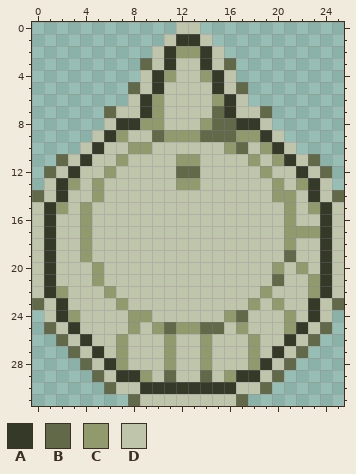
File history of a pixel-art sprite, Assets/Resources/Art/UI_AntennaSwitch.png. Above is the file before it was changed.
The file is 26x32 pixels.
Palette (. is transparent): A #353928  B #626949  C #919a6d  D #bfc5ab
Pixels before, first column x 0:
 0 ............DD............
 1 ...........DAAD...........
 2 ..........DACCAD..........
 3 .........BDADDADB.........
 4 .........DACDDCAD.........
 5 ........BDADDDDADB........
 6 ........DACDDDDCAD........
 7 ......BDDACDDDDBADDB......
 8 ......DAACCDDDCBBAAD......
 9 .....DACDDBCCCBBBCCAD.....
10 ....DADDCCDDDDDDCBDCAD....
11 ..BDADDCDDDDCCDDDDCDCADB..
12 .BDADDCDDDDDBBDDDDDCDDADB.
13 .DACDCDDDDDDCCDDDDDDCDCAD.
14 BDADDCDDDDDDDDDDDDDDCCDADB
15 DACDCDDDDDDDDDDDDDDDDCDCAD
16 DADDCDDDDDDDDDDDDDDDDCDDAD
17 DADDCDDDDDDDDDDDDDDDDCCCAD
18 DADDCDDDDDDDDDDDDDDDDCDDAD
19 DADDCDDDDDDDDDDDDDDDDBDDAD
20 DADDDCDDDDDDDDDDDDDDCDCDAD
21 DADDDCDDDDDDDDDDDDDDBDDCAD
22 DACDDDCDDDDDDDDDDDDCDDDCAD
23 BDADDDDCDDDDDDDDDDCDCDDADB
24 .DACDDDDCCDDDDDDCBDDDCDAD.
25 .BDADDDDCDCBCCBBDCDDDCADB.
26 ..BDADDCDDDCDDCDDDCDDADB..
27 ...BDADCDDDCDDCDDDCDADB...
28 ....BDACDDDCDDCDDDCADB....
29 .....BDAACDBDDBDCAADB.....
30 ......BDDAAAAAAAADDB......
31 ........BDDDDDDDDB........
Now the later version:
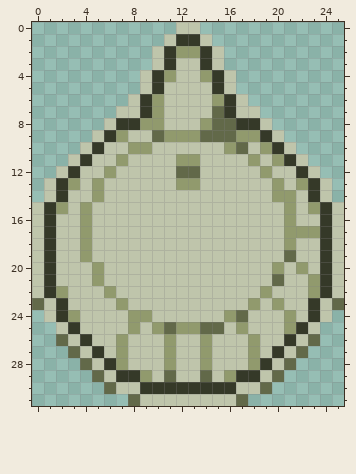
Change:
Changed rows in their new state; - is an unchanged pixel.
first column x 6:
 3 ---.------.---
 5 --.--------.--
 7 .------------.
first column x 0:
11 --.--------------------.--
12 -.----------------------.-
14 .------------------------.
first column x 1:
25 .----------------------.
